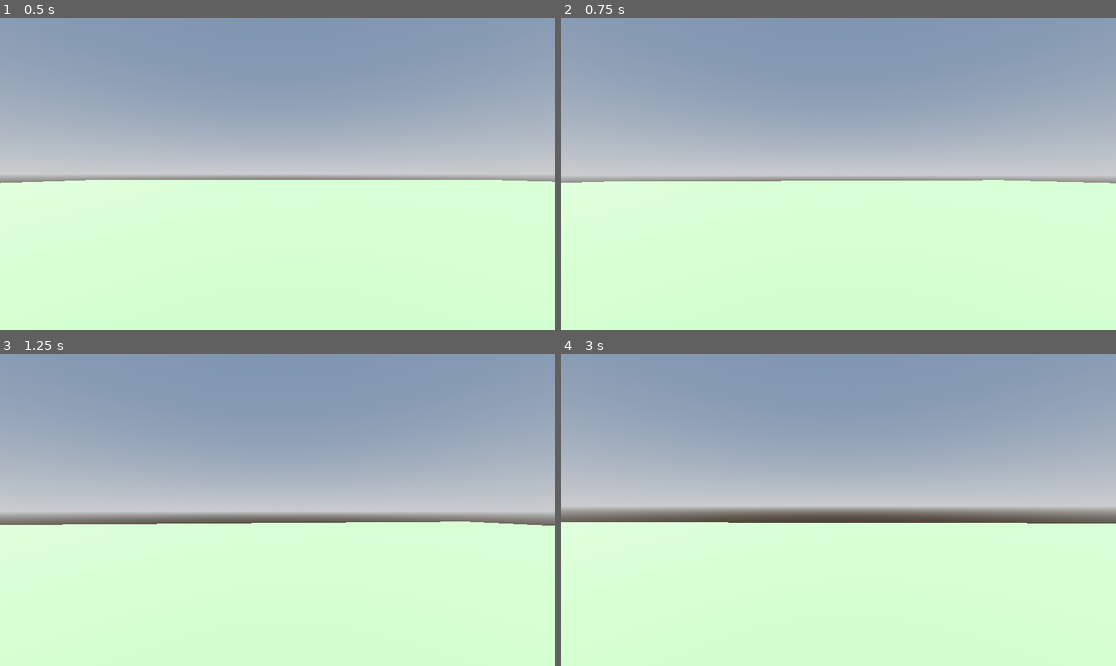
Above: before the commit, frames 1-4 (two rows, left to right).
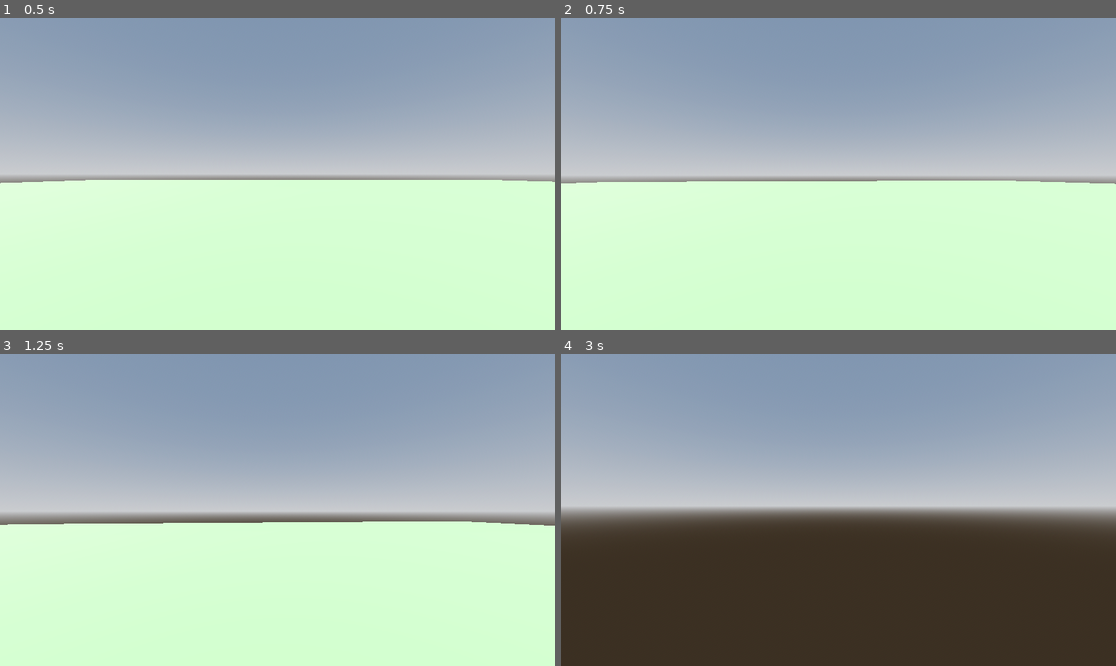
Above: after the commit, the same moments.

Repository: peakpass02-art/scare
Game: Godot game, scene res://level.tscn
The game is run twice, just before and just after one commit, with the same random seed, the same clock (stepped at 60 frames per second) and the same inputs.
Inputs (mouse positions are in pixels of both pictures, inside the frame that each line leads up to):
- Up to frame 1 (0.5 s): no input
- Up to frame 2 (0.75 s): tap Enter at 0.5 s; move the mouse to (866, 174) at 0.52 s; hold W (forward) from 0.53 s (still down); hold Shift (run) from 0.53 s (still down)
- Up to frame 3 (1.25 s): keep holding W (forward); keep holding Shift (run); tap Space (jump) at 0.77 s
- Up to frame 4 (3 s): keep holding W (forward); move the mouse to (810, 510) at 1.27 s; release Shift (run) at 1.28 s; tap Shift (run) at 1.35, 2.85 s; tap Space (jump) at 1.52 s; move the mouse to (849, 503) at 2.02 s; hold Shift (run) 2.03-2.78 s; move the mouse to (832, 516) at 2.77 s

Frame 1 is identical in both runs. In frame 2, 0.1% of the frame differs, in the area x 0-100%, y 51-54%; in frame 3, 0.2%; in frame 4, 46%, in the area x 0-100%, y 53-100%.

Commit message:
Update character_body_3d.gd

Diff:
--- a/character_body_3d.gd
+++ b/character_body_3d.gd
@@ -40,15 +40,15 @@
 	var direction = (head.transform.basis * Vector3(input_dir.x, 0, input_dir.y)).normalized()
 	if is_on_floor():
 		if direction:
-			velocity.x = direction.x * speed
-			velocity.z = direction.z * speed
+			velocity.x += direction.x * speed / 10
+			velocity.z += direction.z * speed / 10
 		else:
 			velocity.x = 0.0
 			velocity.z = 0.0
 	else :
 		if direction:
-			velocity.x += direction.x * speed / 10
-			velocity.z += direction.z * speed / 10
+			velocity.x += direction.x * speed / 50
+			velocity.z += direction.z * speed / 50
 
 	if Input.is_action_just_pressed("stop"):
 		pass
